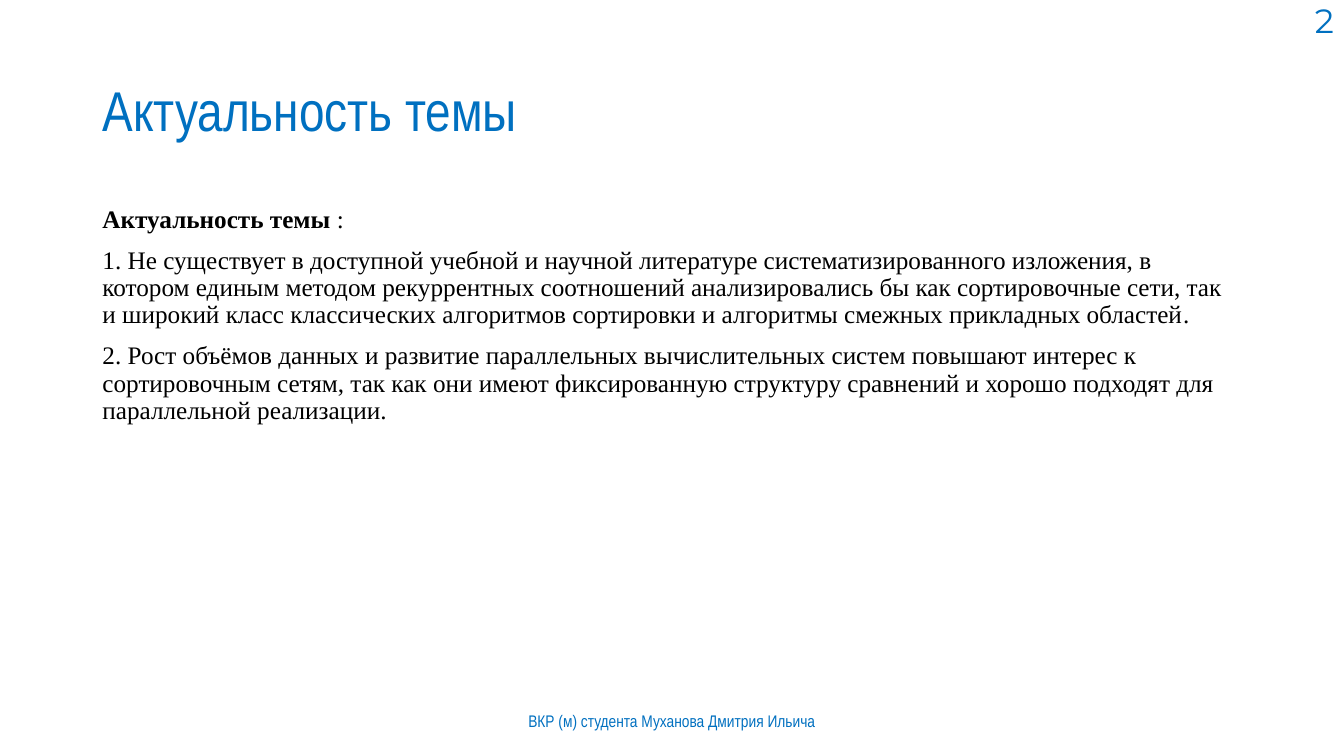
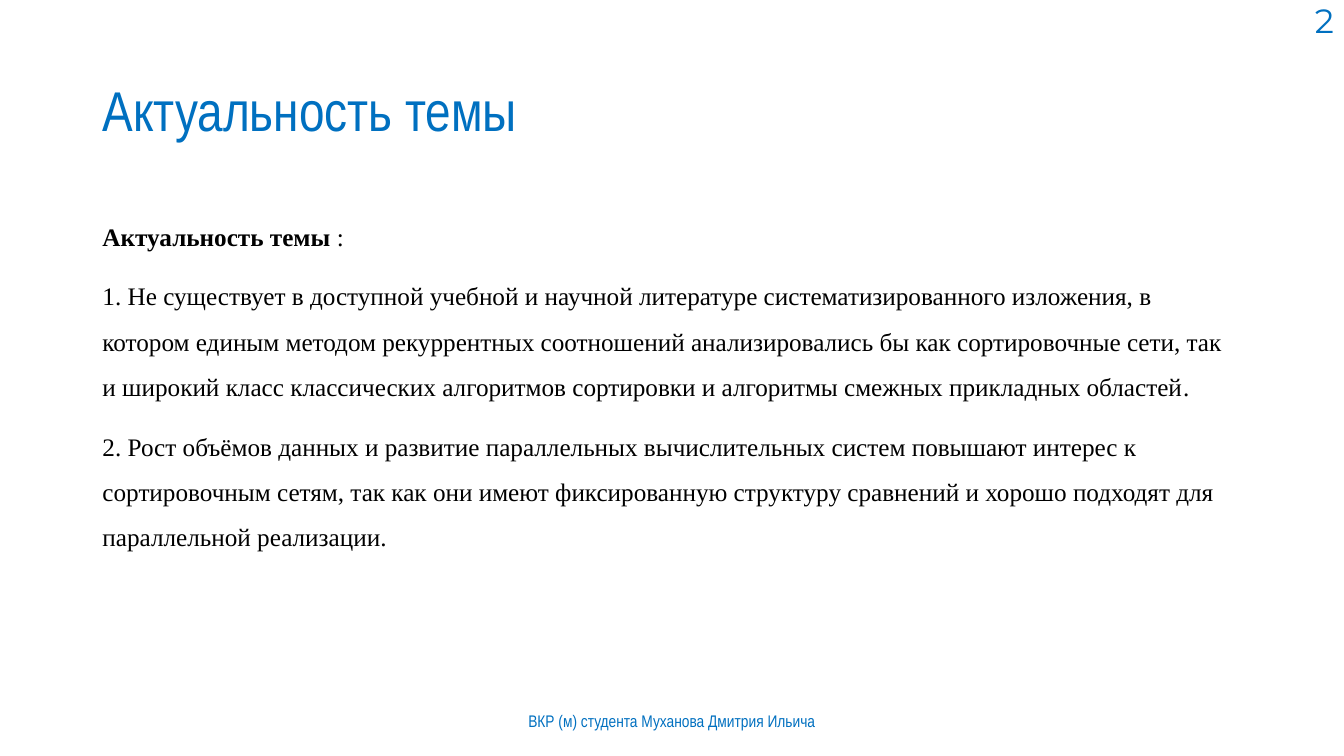
Before and after one commit to mityamuch/Diplom_Batcher, a slide deck: slide 2 of ВКР.pptx. Drawn at 1344x756 pixels with LibreOffice and Linux fonts; fonts in the diff are those of the drawing; background and template pictures are left out. Boxes give left, top, right and bottom in pixels: in the first picture for what was removed or moved away, otherwise in the second. Text is boxed around its words. In the diff, an @@ line names an element or a change of style, - is before the commit and + after.

```diff
--- a/ВКР.pptx
+++ b/ВКР.pptx
@@ text "Актуальность темы :" at bbox=[102, 229, 1222, 552]: line spacing 0.9 to 1.5 @@
```
Also in this commit, not shown: 7 other slides changed.
